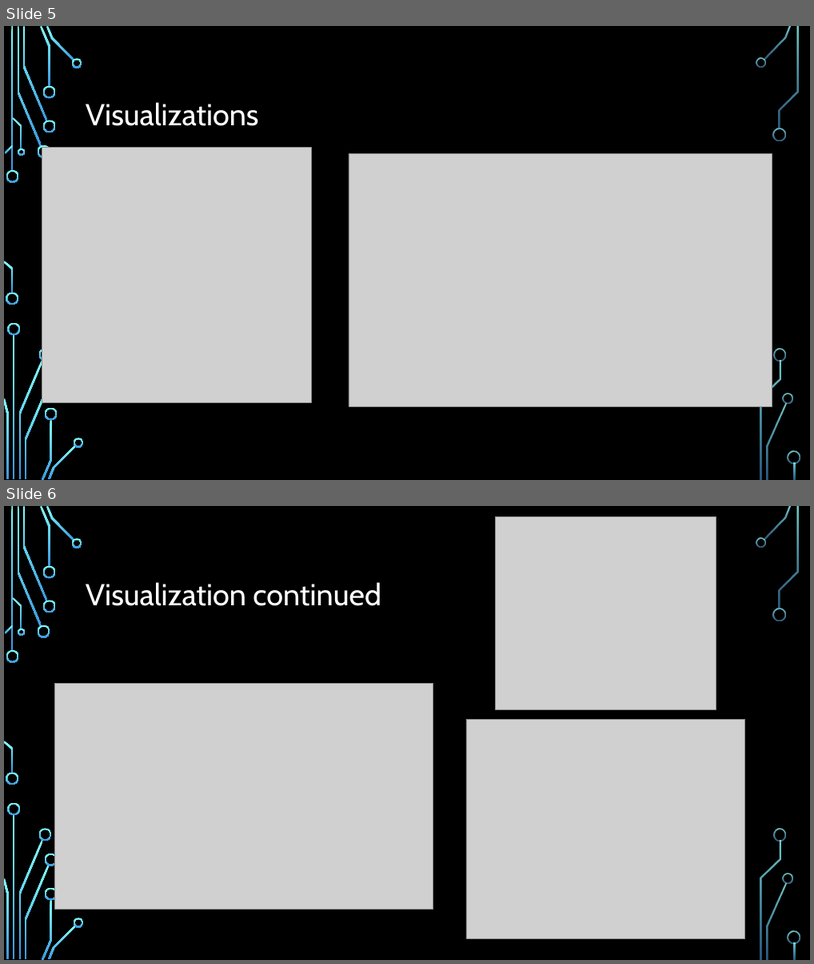
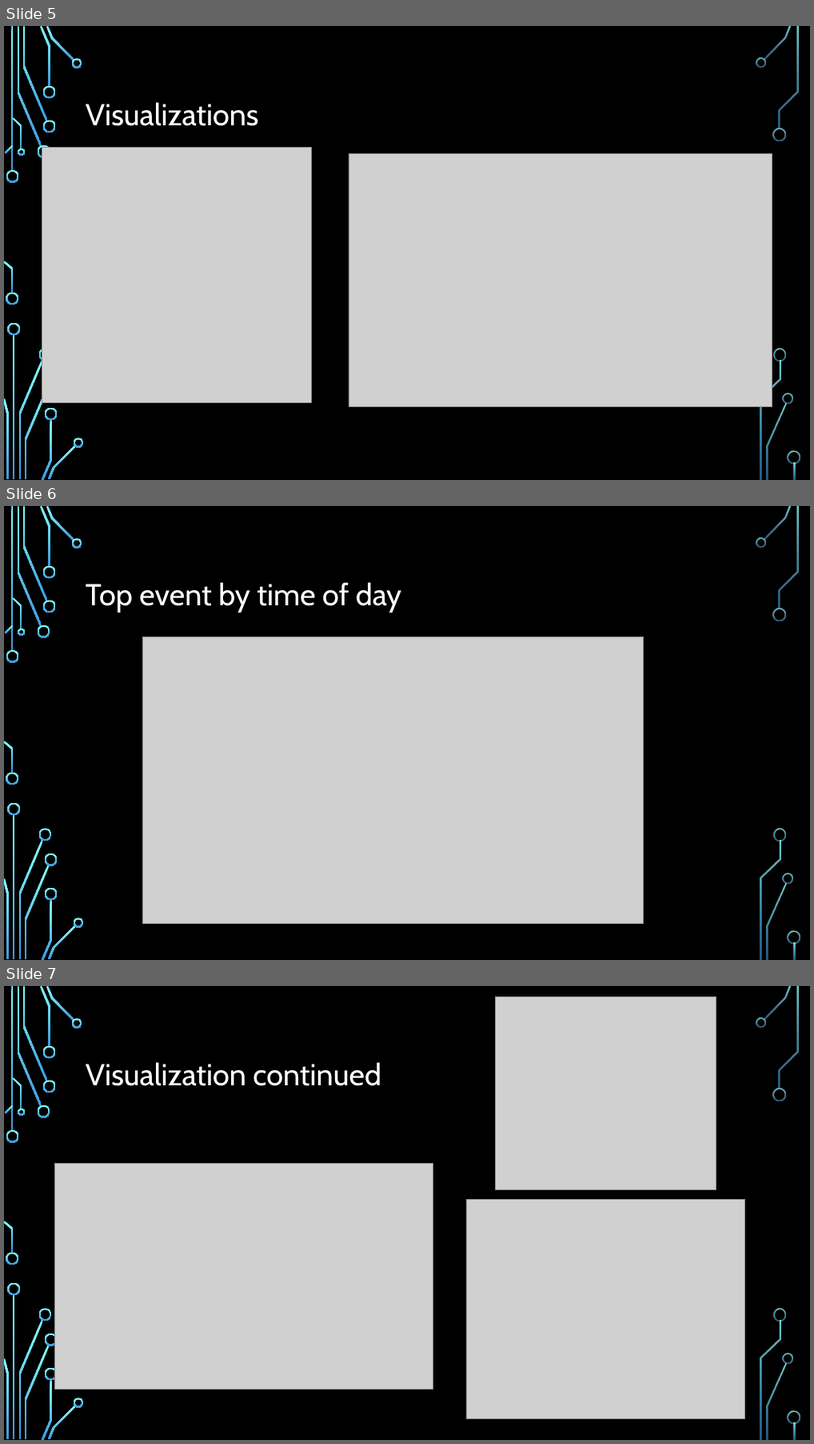
Before and after one commit to trcream/MachineLearningSeattleCrimeData, a slide deck: powerpoint/Seattle911MLPresentation.pptx. Shown one above the other, each under a label of ours: slides 5 and 6 before the commit, slides 5, 6 and 7 after it. The pictures are 814x964 and 814x1444 pixels, drawn with LibreOffice and Linux fonts; fonts in the diff are those of the drawing; grey boxes stand for pictures; background and template pictures are left out. Boxes give left, top, right and bottom in pixels: in the first picture for what was removed or moved away, otherwise in the second. Text is boxed around its words. In the diff, an @@ line names an element or a change of style, - is before the commit and + after.

Commit message:
Final clean up and presentation updated

```diff
--- a/powerpoint/Seattle911MLPresentation.pptx
+++ b/powerpoint/Seattle911MLPresentation.pptx
@@ slide 6 added at bbox=[4, 506, 810, 960], background picture (left out); not listed: 36 template elements that a slide beside it also shows @@
@@ title added at bbox=[86, 582, 402, 612], 36 pt, text #FFFFFF @@
+Top event by time of day
@@ picture added at bbox=[142, 636, 644, 924] @@
@@ what was slide 6 is now slide 7 @@
```
Also in this commit, not shown: 3 other files.
